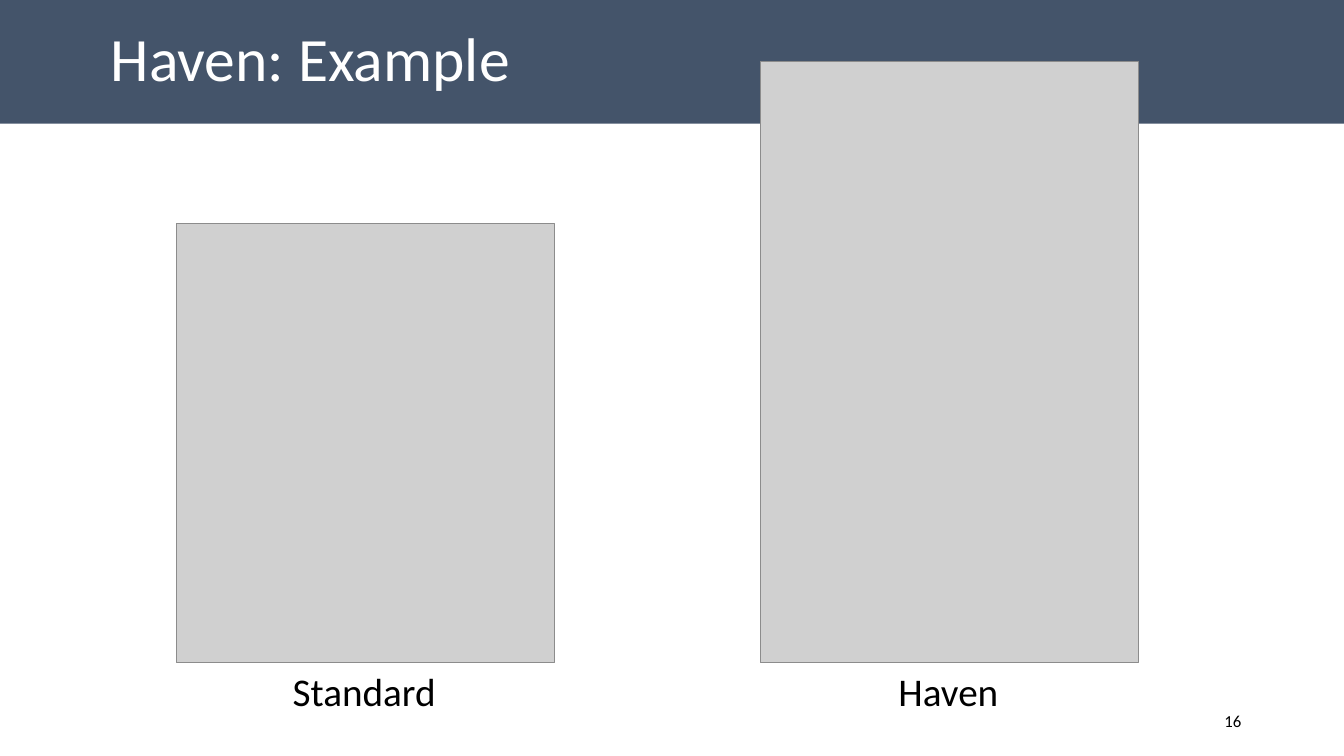
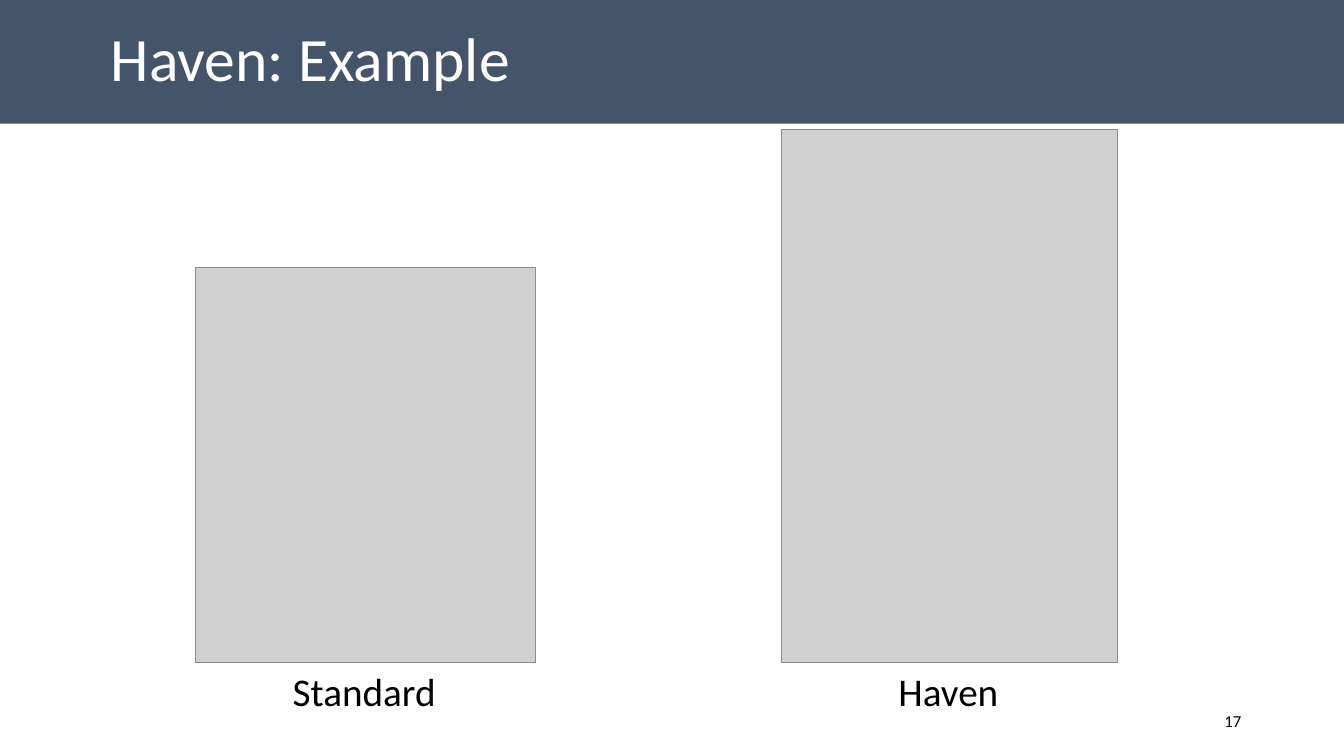
Before and after one commit to aghosn/CandidacyPresentation, a slide deck: slide 17 of CE_presentation.pptx (slide 16 before the commit). Drawn at 1344x756 pixels with LibreOffice and Linux fonts; fonts in the diff are those of the drawing; grey boxes stand for pictures. Boxes give left, top, right and bottom in pixels: in the first picture for what was removed or moved away, otherwise in the second. Text is boxed around its words. In the diff, an @@ line names an element or a change of style, - is before the commit and + after.

```diff
--- a/CE_presentation.pptx
+++ b/CE_presentation.pptx
@@ picture: place and size @@
-picture at (760, 62, 1138, 662)
+picture at (781, 129, 1117, 662)
@@ picture: place and size @@
-picture at (176, 223, 555, 662)
+picture at (196, 267, 536, 662)
@@ page number at (1224, 716, 1241, 727): text changed @@
-16
+17
```
Also in this commit, not shown: 2 other slides changed, 5 slides added, 3 other files.
